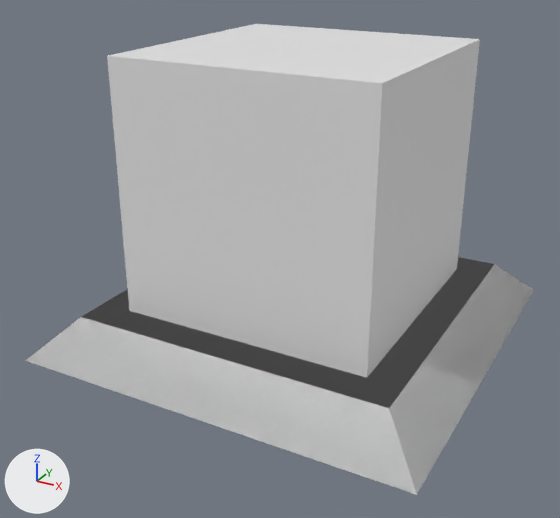
An edit to the Blender file Assets/Blender/Surge/surge-pedestal.blend, drawn before and after from the same camera.
Both versions are drawn from a 50 mm camera at (8.32, -16.35, 9.48) aimed at (-0.2, -0.84, 1.72). The lights are fixed; the arrows at lower left show +X, +Y and +Z. The first picture is the older version.

The older version as bpy lines, for what is in view:
```python
me_cube = bpy.data.meshes.new('Cube')
me_cube.from_pydata([(4.0, 4.0, 0.59), (5.0, 5.0, -0.4), (4.0, -4.0, 0.59), (5.0, -5.0, -0.4), (-4.0, 4.0, 0.59), (-5.0, 5.0, -0.4), (-4.0, -4.0, 0.59), (-5.0, -5.0, -0.4)], [], [(0, 4, 6, 2), (3, 2, 6, 7), (7, 6, 4, 5), (5, 1, 3, 7), (1, 0, 2, 3), (5, 4, 0, 1)])
me_cube.materials.append(mat_material)  # white #e7e7e7
me_cube_001 = bpy.data.meshes.new('Cube.001')
me_cube_001.from_pydata(...)  # 16 vertices, 14 faces; spans x -3.17..3.17, y -3.17..3.17, z 1.91..8.25
me_cube_002 = bpy.data.meshes.new('Cube.002')
me_cube_002.from_pydata([(4.0, 4.0, 0.59), (5.0, 5.0, -0.4), (4.0, -4.0, 0.59), (5.0, -5.0, -0.4), (-4.0, 4.0, 0.59), (-5.0, 5.0, -0.4), (-4.0, -4.0, 0.59), (-5.0, -5.0, -0.4)], [], [(0, 4, 6, 2), (3, 2, 6, 7), (7, 6, 4, 5), (5, 1, 3, 7), (1, 0, 2, 3), (5, 4, 0, 1)])
me_cube_002.materials.append(mat_material)  # white #e7e7e7
ob_bool = bpy.data.objects.new('Bool', me_cube_001)
ob_bool.location = (0.0, 0.0, -1.48)
ob_surgepedestalcollision = bpy.data.objects.new('SurgePedestalCollision', me_cube)
ob_surgepedestalcollision.location = (0.0, 0.0, 0.0)
ob_surgepedestalrender = bpy.data.objects.new('SurgePedestalRender', me_cube_002)
ob_surgepedestalrender.location = (0.0, 0.0, 0.0)
_m = ob_surgepedestalrender.modifiers.new('Boolean', 'BOOLEAN')
_m.object = ob_bool
```
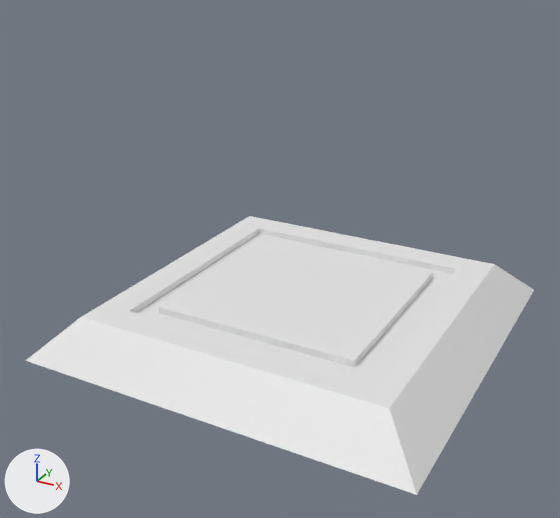
The edits, one by one:
me_cube_002 is used by ob_surgepedestalrender; location (0.0, 0.0, 0.0).
me_cube_002 had 8 vertices, 6 faces and spanned x -5.0..5.0, y -5.0..5.0, z -0.4..0.59.
me_cube_002 now has 24 vertices, 20 faces and spans x -5.0..5.0, y -5.0..5.0, z -0.4..0.59.
Part 1, on me_cube_002:
1 face is deleted.
8 vertices are added at x -3.17..3.17, y -3.17..3.17, z 0.43.
8 new vertices lie (0.0, 0.0, 0.16) away from vertices in x -3.17..3.17, y -3.17..3.17, z 0.43.
15 new faces join them.
Object 'SurgePedestalCollision' (ob_surgepedestalcollision) is now hidden.
Object 'Bool' (ob_bool) is deleted.
Object 'SurgePedestalRender' (ob_surgepedestalrender) loses its BOOLEAN modifier named 'Boolean'.
Modifier setting removed (it was object = ob_bool).

Location of each change, [x1, y1, x2, y2] in pixels of the pictures (560 x 518 px):
'Bool', deleted: before [107, 24, 480, 378]
'SurgePedestalCollision', hidden: before [83, 257, 492, 408]
part 1 of me_cube_002, cut back: before [82, 257, 494, 408]; after [82, 216, 494, 408]
